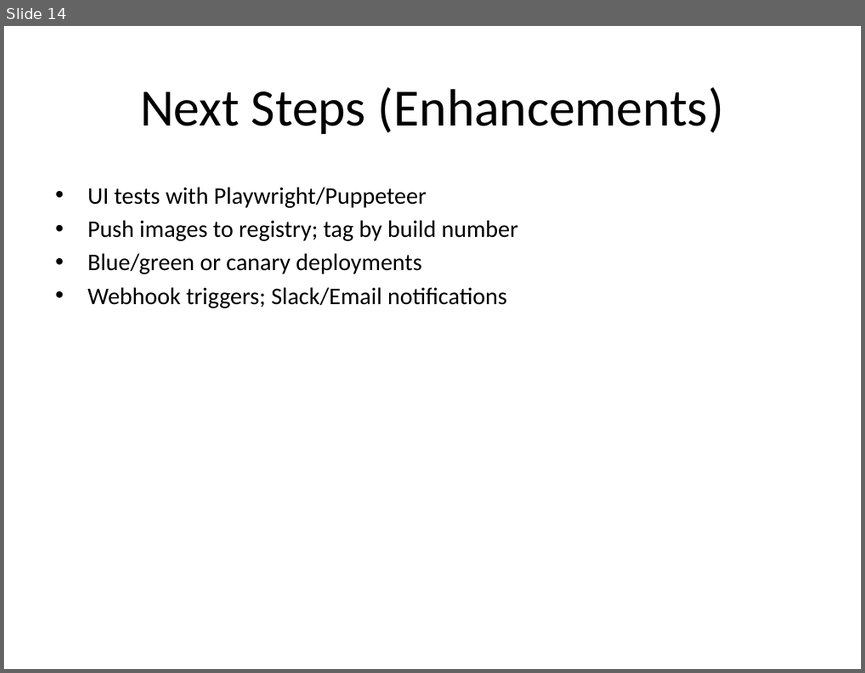
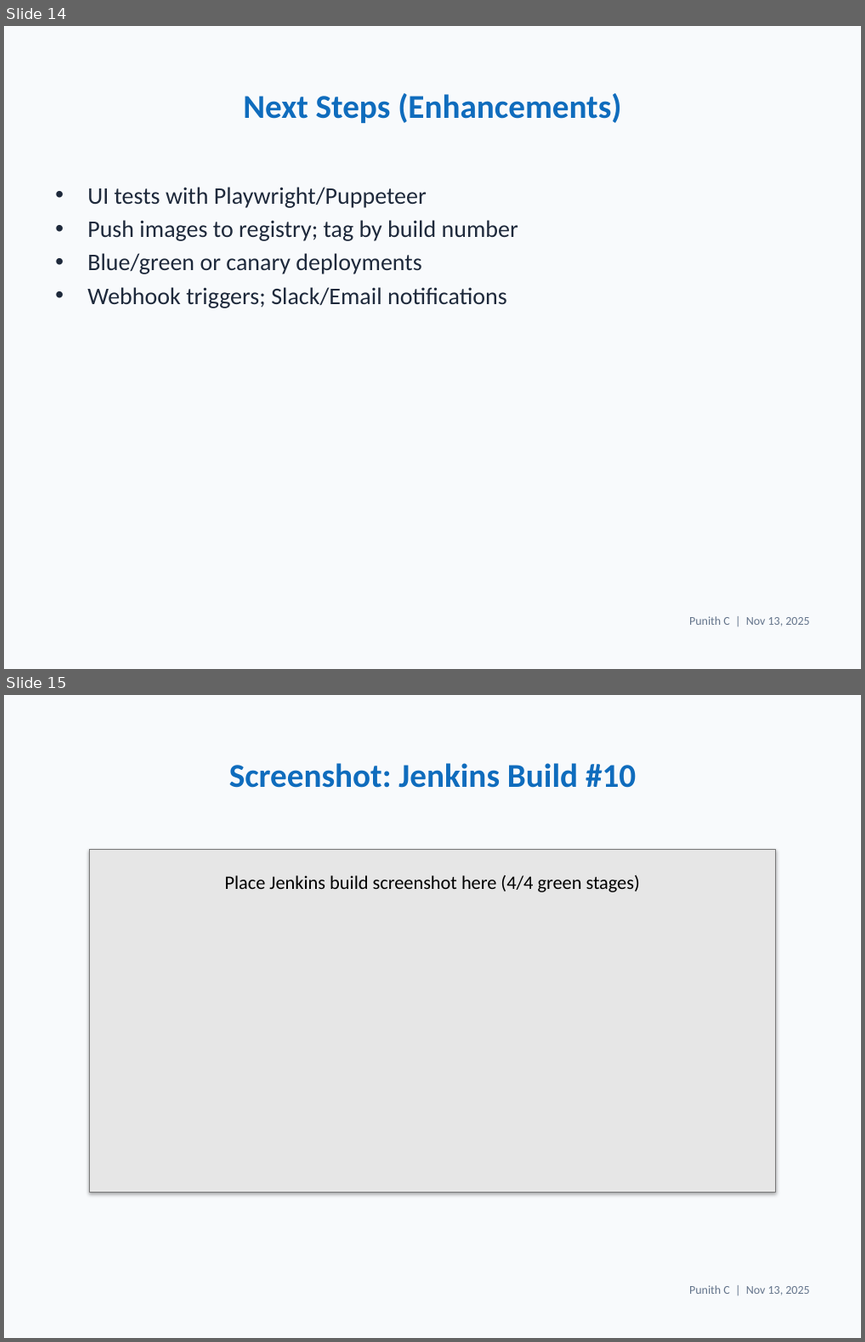
Before and after one commit to Punith968/simple-webapp-jenkins-ci-cd, a slide deck: simple-webapp-jenkins-ci-cd/project_presentation.pptx. Shown one above the other, each under a label of ours: slide 14 before the commit, slides 14 and 15 after it. The pictures are 865x673 and 865x1342 pixels, drawn with LibreOffice and Linux fonts; fonts in the diff are those of the drawing. Boxes give left, top, right and bottom in pixels: in the first picture for what was removed or moved away, otherwise in the second. Text is boxed around its words. In the diff, an @@ line names an element or a change of style, - is before the commit and + after.

Commit message:
Enhance PPT: theme, footer, and optional screenshots embedding

```diff
--- a/simple-webapp-jenkins-ci-cd/project_presentation.pptx
+++ b/simple-webapp-jenkins-ci-cd/project_presentation.pptx
@@ slide 15 added at [4,695,861,1338], background #F8FAFC @@
@@ title added at [229,763,636,788], 28 pt, text #0F6CBD, bold @@
+Screenshot: Jenkins Build #10
@@ rectangle added at [90,849,775,1192], fill #E6E6E6, outline #787878 0.75 pt @@
@@ text added at [225,875,640,892], 16 pt, text #000000 @@
+Place Jenkins build screenshot here (4/4 green stages)
@@ text added at [689,1285,809,1295], 10 pt, text #64748B @@
+Punith C | Nov 13, 2025
@@ slide 14 changed as well @@
@@ background #FFFFFF to #F8FAFC @@
@@ title "Next Steps (Enhancements)" at [243,93,621,123]: size 44 to 28 pt, text colour #000000 to #0F6CBD, bold on @@
@@ text "UI tests with Playwright/Puppeteer" at [87,187,518,308]: text colour #000000 to #1E293B @@
@@ text added at [689,616,809,626], 10 pt, text #64748B @@
+Punith C | Nov 13, 2025
```
Also in this commit, not shown: 14 other slides changed, 2 other slides added, 1 slide removed, 1 other file.
